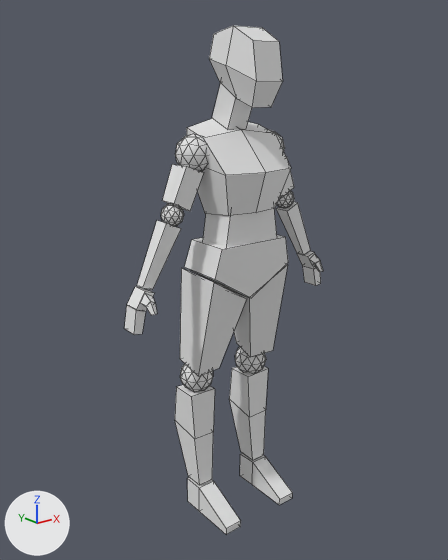
An edit to the FBX model AnimationPractice/Assets/_Main/ResourceLibrary/3D/Characters/Female Mannequin/Walk and Run/walk_and_run.fbx, drawn before and after from the same camera.
Rendered twice from a 50 mm camera at (-3.12, -3.65, 3.6) aimed at (-0.07, 0.16, 2.07). Every picture has the same lights, and +X, +Y and +Z are marked at lower left. Mesh edges are drawn as thin lines. Where no turn or scale is listed for an object, it has been applied to the vertices.

Names of what the first picture shows: 'Female Character'.
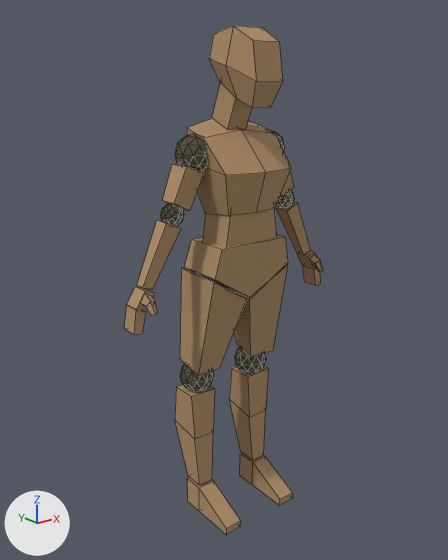
Where the newer file only moved an object's origin or applied its transform, the numbers keep the older frame.

What differs and where, as boxes [x1, y1, x2, y2] in the pictures (448 x 560 px):
```json
{"part": 1, "of": "me_cube_009", "change": "recoloured", "before": [125, 26, 323, 534], "after": [125, 26, 323, 534], "on screen": "grey to brown"}
{"part": 2, "of": "me_cube_009", "change": "recoloured", "before": [161, 129, 294, 226], "after": [161, 129, 294, 226]}
{"part": 3, "of": "me_cube_009", "change": "recoloured", "before": [180, 347, 266, 392], "after": [180, 347, 266, 392]}
```

The change, as JSON lines over the scene's bpy script:
```json
{"op": "add", "block": "mat_joints", "code": ["mat_joints = principled_material('Joints')", "mat_joints.base_color = (0.0892, 0.082, 0.0457)  # dark yellow #54513c", "mat_joints.roughness = 1.0"]}
{"op": "add", "block": "mat_base", "code": ["mat_base = principled_material('Base')", "mat_base.base_color = (0.425, 0.27, 0.14)  # brown #ae8e69", "mat_base.roughness = 1.0"]}
{"block": "me_cube_009", "where": "me_cube_009.from_pydata(...)  # 474 vertices, 655 faces; spans x -0.99..0.99, y -0.27..0.42, z 0.0..4.0"}
{"block": "me_cube_009", "where": "# used by ob_female_character; location = (0.0, 0.0, 0.0)"}
{"block": "me_cube_009", "change": "me_cube_009 part 1: 175 of the faces centred in x -0.98..0.98, y -0.26..0.39, z 0.0..3.98 switch from no material to mat_base (brown #ae8e68)"}
{"block": "me_cube_009", "change": "me_cube_009 part 2: 320 of the faces centred in x -0.66..0.66, y 0.02..0.27, z 2.6..3.25 switch from no material to mat_joints (dark yellow #54513c)"}
{"block": "me_cube_009", "change": "me_cube_009 part 3: 160 of the faces centred in x -0.44..0.44, y 0.11..0.37, z 1.11..1.39 switch from no material to mat_joints (dark yellow #54513c)"}
```
